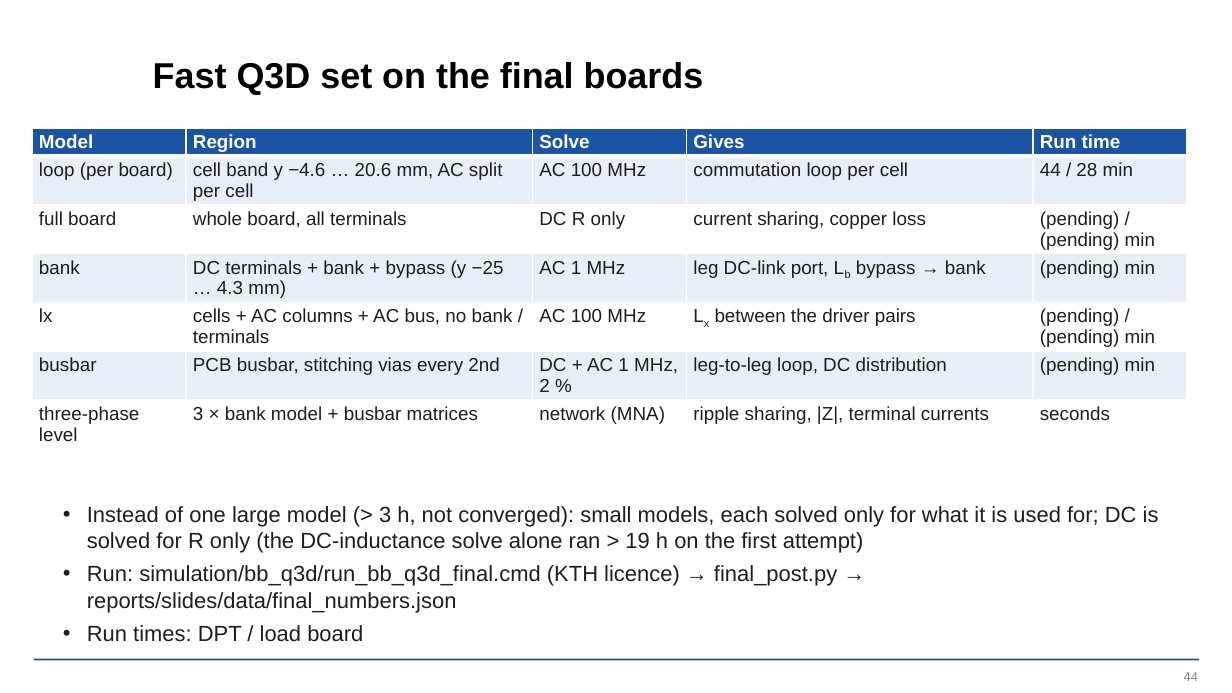
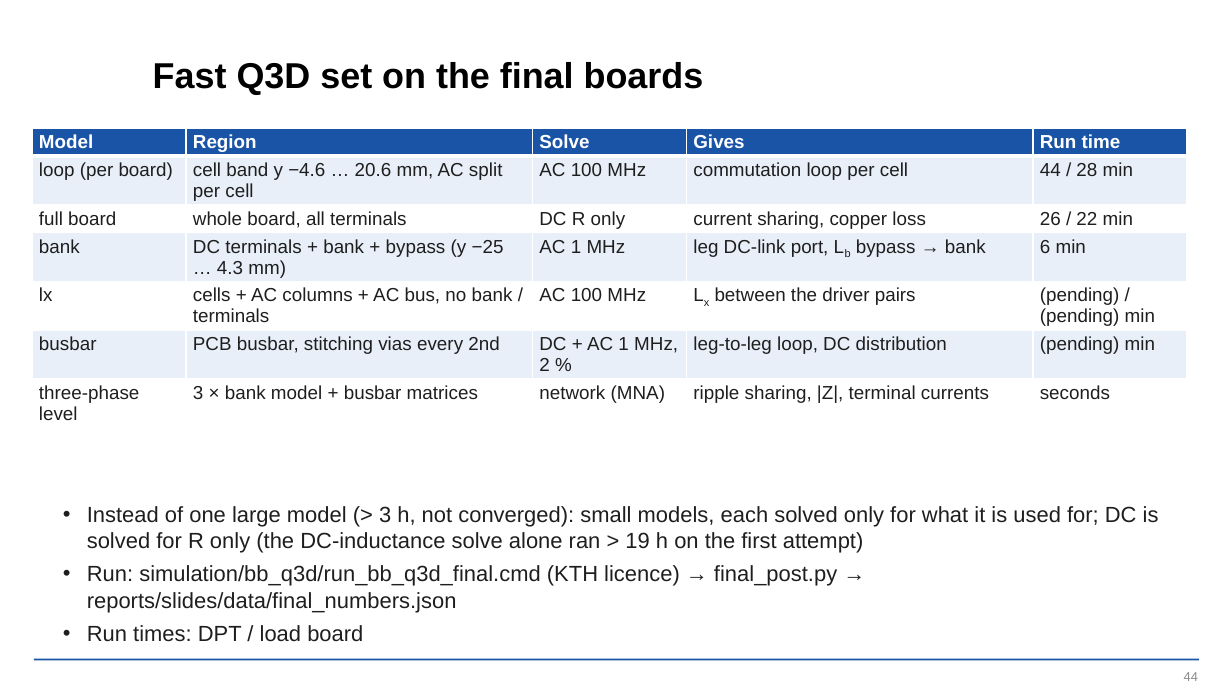
Before and after one commit to EnesAyaz/KTH, a slide deck: slide 44 of PCB-Design/reports/slides/spb_revb_design_flow.pptx. Drawn at 1232x693 pixels with LibreOffice and Linux fonts; fonts in the diff are those of the drawing; background and template pictures are left out. Boxes give left, top, right and bottom in pixels: in the first picture for what was removed or moved away, otherwise in the second. Text is boxed around its words. In the diff, an @@ line names an element or a change of style, - is before the commit and + after.

```diff
--- a/PCB-Design/reports/slides/spb_revb_design_flow.pptx
+++ b/PCB-Design/reports/slides/spb_revb_design_flow.pptx
@@ table at box(32, 128, 1186, 424) @@
-row 3, column 5: (pending) / (pending) min
+row 3, column 5: 26 / 22 min
-row 4, column 5: (pending) min
+row 4, column 5: 6 min
```
Also in this commit, not shown: 6 other slides changed, 7 other files.
